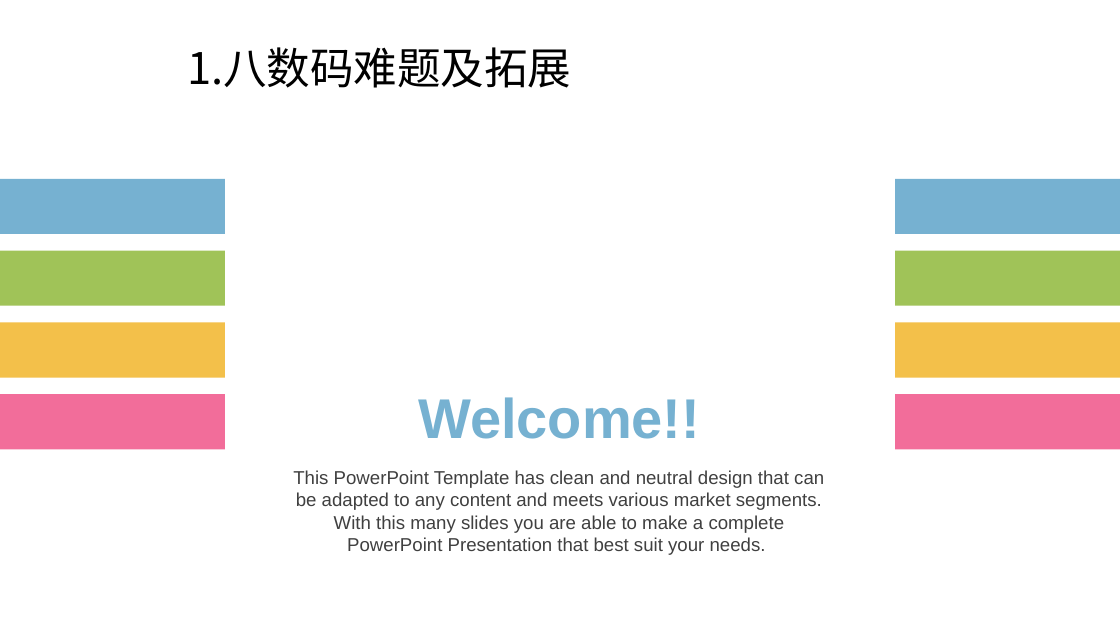
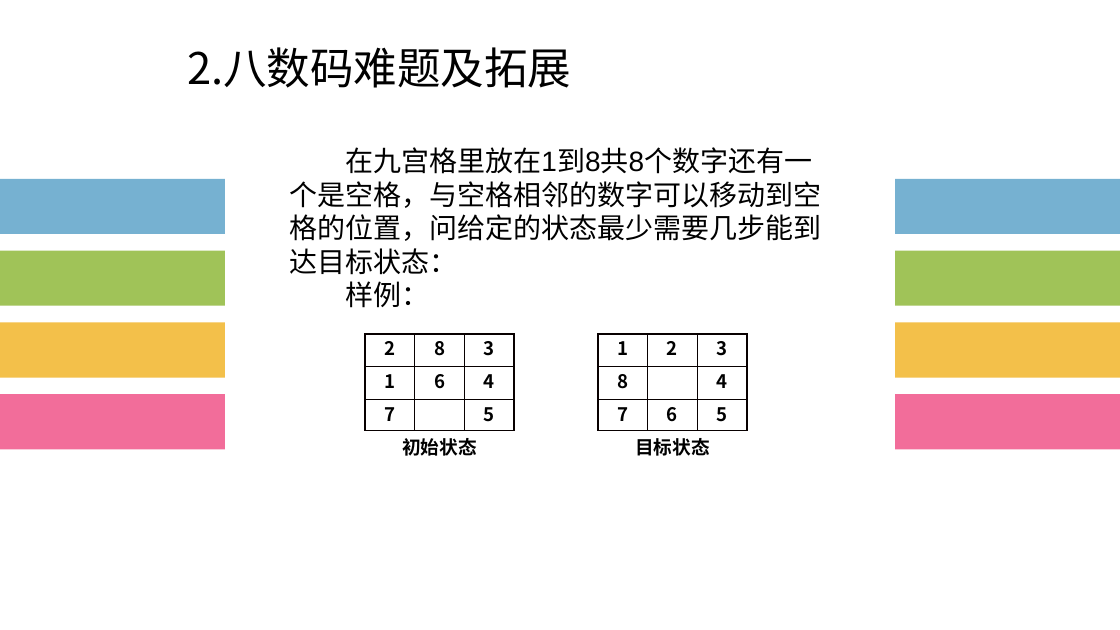
Before and after one commit to Anchovy0901/introduction-to-AI, a slide deck: slide 4 of 小组作业/doc/人工智能_G3_Astar算法讲解.pptx. Drawn at 1120x630 pixels with LibreOffice and Linux fonts; fonts in the diff are those of the drawing. Boxes give left, top, right and bottom in pixels: in the first picture for what was removed or moved away, otherwise in the second. Text is boxed around its words. In the diff, an @@ line names an element or a change of style, - is before the commit and + after.

```diff
--- a/小组作业/doc/人工智能_G3_Astar算法讲解.pptx
+++ b/小组作业/doc/人工智能_G3_Astar算法讲解.pptx
@@ text at [187,47,571,88]: text changed @@
-1.八数码难题及拓展
+2.八数码难题及拓展
@@ text added at [289,147,821,308], 18 pt, text #000000 @@
+在九宫格里放在1到8共8个数字还有一个是空格，与空格相邻的数字可以移动到空格的位置，问给定的状态最少需要几步能到达目标状态：
+样例：
@@ table added at [365,334,513,430], 3 rows, 3 columns @@
+2 | 8 | 3
+1 | 6 | 4
+7 |  | 5
@@ table added at [598,334,746,430], 3 rows, 3 columns @@
+1 | 2 | 3
+8 |  | 4
+7 | 6 | 5
@@ text removed at [418,397,700,439] @@
-Welcome!!
@@ text added at [402,438,477,456], 12 pt, text #000000, bold @@
+初始状态
@@ text added at [635,438,710,456], 12 pt, text #000000, bold @@
+目标状态
@@ text removed at [293,470,824,555] @@
-This PowerPoint Template has clean and neutral design that can be adapted to any content and meets various market segments. With this many slides you are able to make a complete PowerPoint Presentation that best suit your needs.
```
Also in this commit, not shown: 6 other slides changed, 1 slide added, 1 slide removed.
